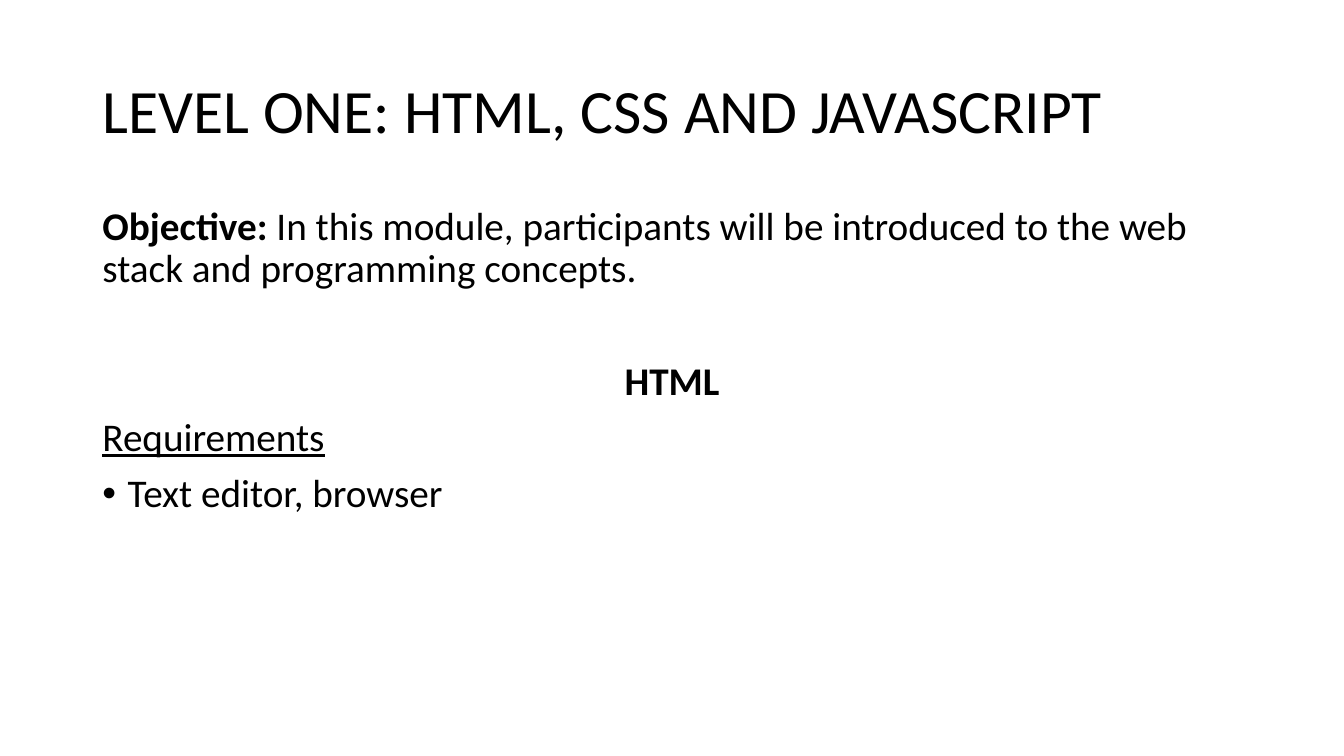
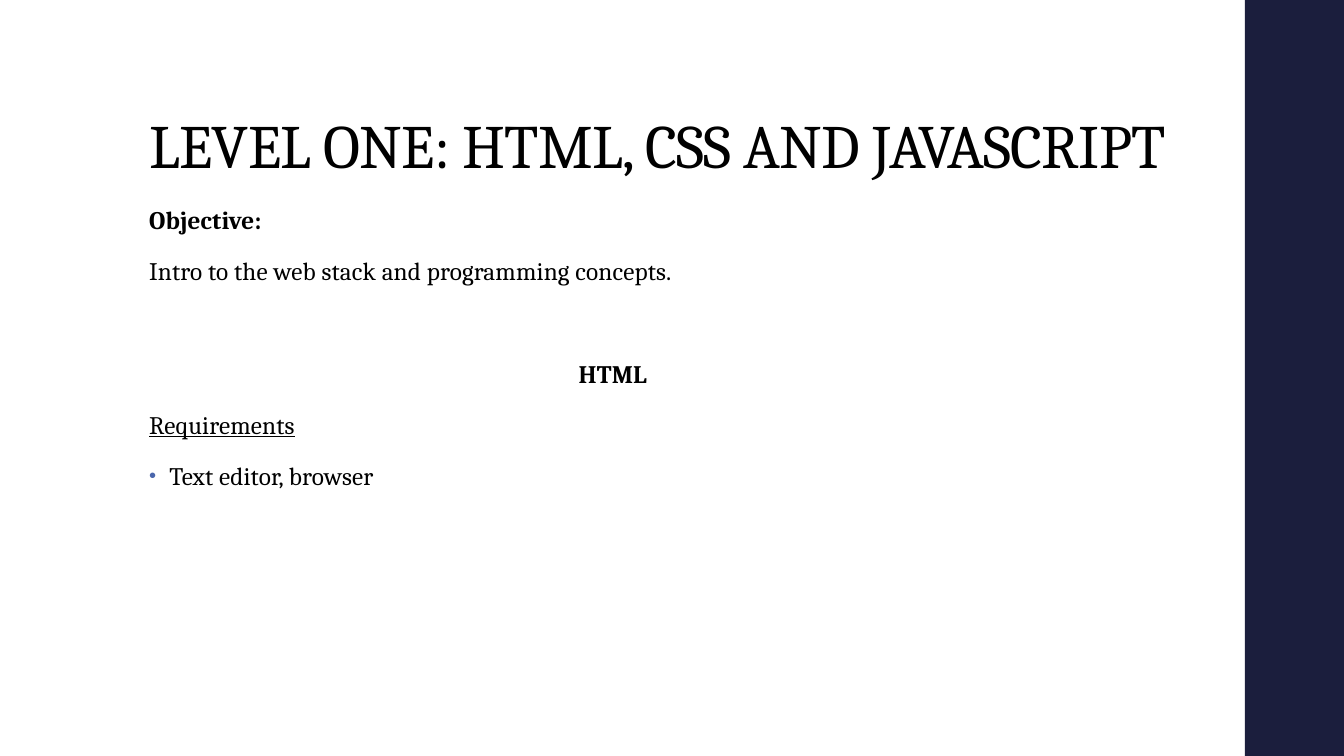
Before and after one commit to lytes20/Andela-LevelUp, a slide deck: slide 3 of Andela LevelUp Introduction.pptx. Drawn at 1344x756 pixels with LibreOffice and Linux fonts; fonts in the diff are those of the drawing. Boxes give left, top, right and bottom in pixels: in the first picture for what was removed or moved away, otherwise in the second. Text is boxed around its words. In the diff, an @@ line names an element or a change of style, - is before the commit and + after.

```diff
--- a/Andela LevelUp Introduction.pptx
+++ b/Andela LevelUp Introduction.pptx
@@ rectangle added at [1245, 0, 1344, 756], fill #1B1E3E @@
@@ title "LEVEL ONE: HTML, CSS AND ...": place and size @@
-title "LEVEL ONE: HTML, CSS AND ..." at [102, 93, 1102, 141]
+title "LEVEL ONE: HTML, CSS AND ..." at [149, 126, 1165, 180]
@@ title "LEVEL ONE: HTML, CSS AND ..." at [149, 126, 1165, 180]: font Calibri to Cambria, letter spacing 0 to -0.5 pt; vertical alignment middle to bottom @@
@@ text "Objective:": place and size @@
-text "Objective:" at [102, 212, 1187, 512]
+text "Objective:" at [149, 211, 671, 488]
@@ text at [149, 211, 671, 286]: text changed; size 28 to 18 pt; font Calibri to Cambria @@
-Objective: In this module, participants will be introduced to the web stack and programming concepts.
+Objective:
+Intro to the web stack and programming concepts.
@@ text at [149, 366, 647, 488]: size 28 to 18 pt, font Calibri to Cambria, letter spacing 0 to 0.1 pt in "HTML", "Requirements", "Text editor, browser"; line spacing 0.9 to 0.95; more space between paragraphs; indent changed @@
```
Also in this commit, not shown: 3 other slides changed, 4 slides added, 1 slide removed, 6 other files.
